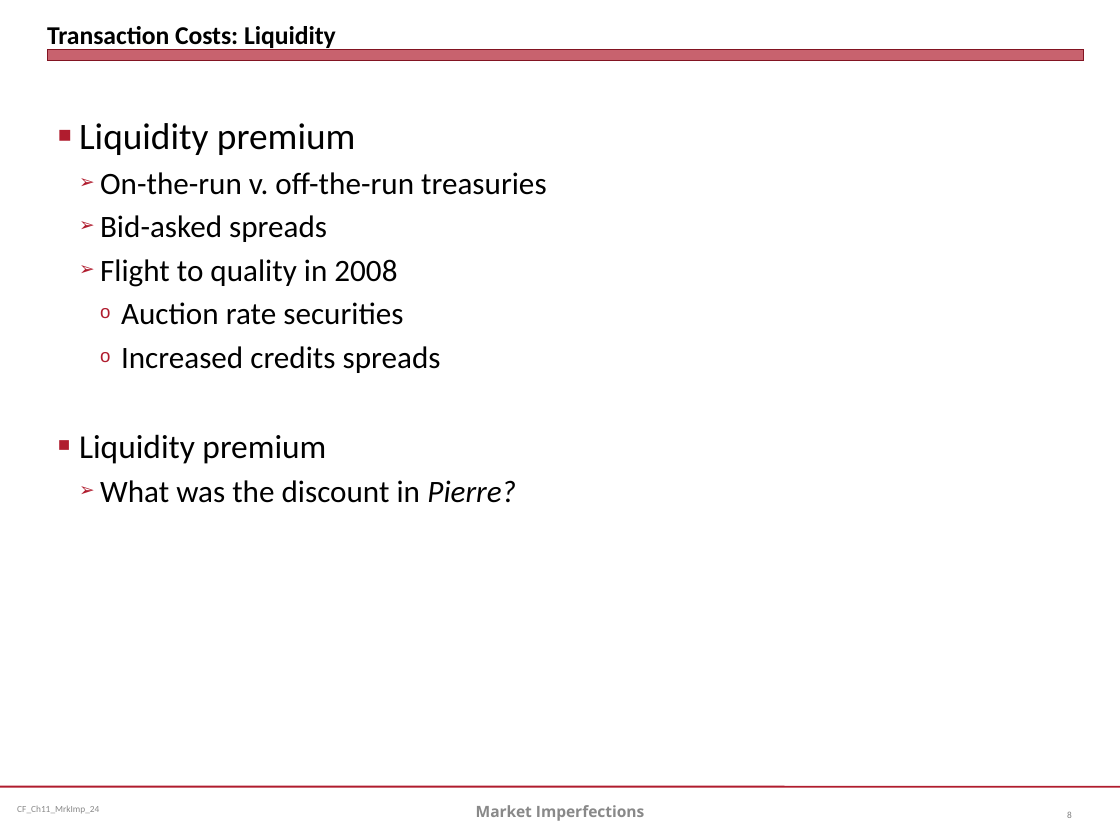
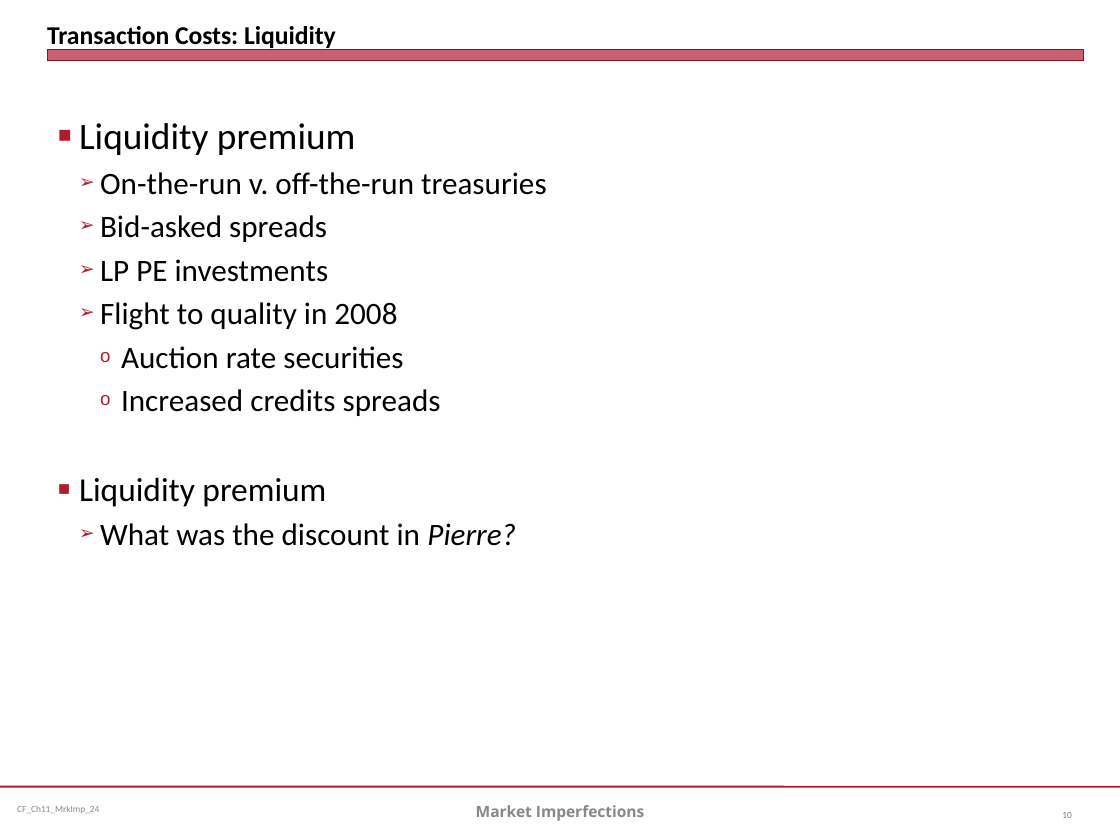
Before and after one commit to jmc877/Corporate-Finance, a slide deck: slide 10 of slides/CF_Ch11_MrkImp_24.pptx (slide 8 before the commit). Drawn at 1120x840 pixels with LibreOffice and Linux fonts; fonts in the diff are those of the drawing. Boxes give left, top, right and bottom in pixels: in the first picture for what was removed or moved away, otherwise in the second. Text is boxed around its words. In the diff, an @@ line names an element or a change of style, - is before the commit and + after.

```diff
--- a/slides/CF_Ch11_MrkImp_24.pptx
+++ b/slides/CF_Ch11_MrkImp_24.pptx
@@ text at <box>100,259,329,282</box>: paragraph added @@
+  ➢ LP PE investments
@@ page number at <box>1062,812,1071,818</box>: text changed @@
-8
+10
```
Also in this commit, not shown: 5 other slides changed, 1 slide added, 1 slide removed, 5 other files.
